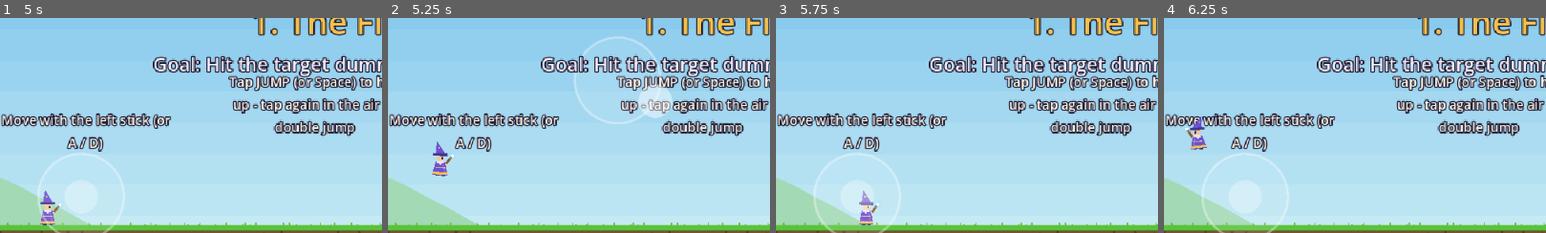
Above: before the commit, frames 1-4 (left to right).
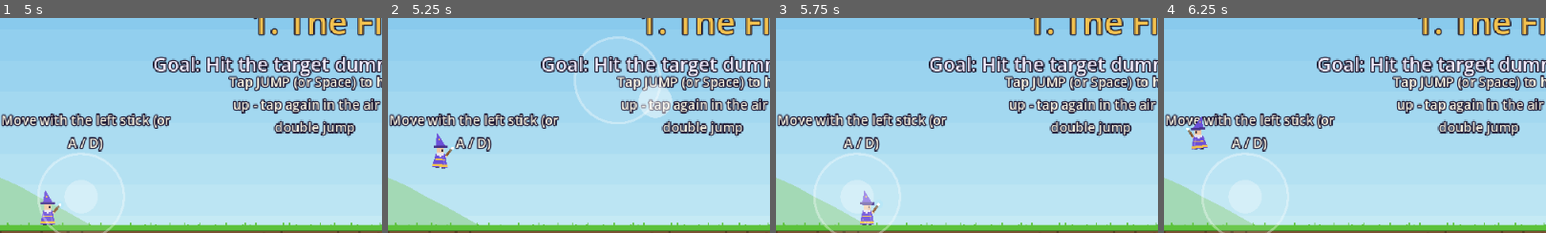
Above: after the commit, the same moments.

Repository: Lynnield/Arcane
Game: Godot game, scene res://scenes/ui/title.tscn
The game is run twice, just before and just after one commit, with the same random seed, the same clock (stepped at 60 frames per second) and the same inputs.
Inputs (mouse positions are % of the whole screen's width and height, from its top left):
- Up to frame 1 (5 s): tap Enter at 0.5 s; move the mouse to (72, 45) at 0.52 s; hold D (move_right) 0.53-1.25 s; hold Space (jump) 0.53-1.25 s; click (72, 45) at 0.67 s; click "Play Offline" at 1.25 s; click "Adventure (5 levels)" at 2 s; click "1. The First Spell Best --" at 2.75 s; click "II" at 3.5 s; click "Restart" at 4.25 s
- Up to frame 2 (5.25 s): tap Space (jump) at 5 s; drag from (30, 55) to (45, 70) at 5.02 s
- Up to frame 3 (5.75 s): no input
- Up to frame 4 (6.25 s): move the mouse to (60, 28) at 5.77 s; hold A (move_left) from 5.78 s (still down); hold Space (jump) from 5.78 s (still down)
The pictures show only the part of the screen within x 0-50%, y 41-91%; the shares and areas given below are measured in that part.

Frame 1 is identical in both runs. In frame 2, 0.6% of the frame differs, in the area x 11-18%, y 53-74%; in frame 3, 0.2%; in frame 4, 0.2%.

Commit message:
fix: quick jump taps give a full hop
Releasing jump only shortens it after 0.12 s, so a quick tap now reaches about 47 px (3 tiles) instead of 30 px, which could not clear small steps. Jump buffer is 0.15 s and coyote time 0.12 s for more forgiving timing. Held jumps are unchanged.

Diff:
--- a/scripts/player.gd
+++ b/scripts/player.gd
@@ -53,6 +53,7 @@
 
 var _coyote := 0.0
 var _air_jumps := 0
+var _jump_time := 0.0
 var _dash_time := 0.0
 var _dash_dir := 0.0
 var _jump_buffer := 0.0
@@ -124,6 +125,7 @@
 	velocity.y = minf(velocity.y + gravity * delta, Tuning.MAX_FALL_SPEED)
 	if _jump_buffer > 0.0 and _coyote > 0.0:
 		velocity.y = Tuning.JUMP_VELOCITY
+		_jump_time = 0.0
 		_jump_buffer = 0.0
 		_coyote = 0.0
 		Sfx.play("jump")
@@ -131,12 +133,14 @@
 	elif want_jump and _coyote <= 0.0 and _air_jumps > 0:
 		# A fresh press while airborne spends one air jump.
 		velocity.y = Tuning.DOUBLE_JUMP_VELOCITY
+		_jump_time = 0.0
 		_air_jumps -= 1
 		_jump_buffer = 0.0
 		Sfx.play("double_jump")
 		double_jumped.emit()
-	# Releasing jump early gives a shorter hop.
-	if velocity.y < 0.0 and not holding_jump:
+	# Releasing jump early gives a shorter hop, but never shorter than a tap.
+	_jump_time += delta
+	if velocity.y < 0.0 and not holding_jump and _jump_time > Tuning.MIN_JUMP_HOLD:
 		velocity.y += Tuning.PLAYER_GRAVITY * delta
 
 	var accel := Tuning.PLAYER_ACCEL
--- a/scripts/tuning.gd
+++ b/scripts/tuning.gd
@@ -19,11 +19,14 @@
 ## Extra jumps allowed in the air (pressing jump again while airborne).
 const AIR_JUMPS := 1
 const DOUBLE_JUMP_VELOCITY := -290.0
-const COYOTE_TIME := 0.1
+const COYOTE_TIME := 0.12
+## Releasing jump only shortens it after this long, so a quick tap still
+## gives a useful hop (about 3 tiles) instead of a tiny one.
+const MIN_JUMP_HOLD := 0.12
 ## A rising jump that clips a ceiling corner by up to this many pixels slides
 ## around it instead of stopping dead.
 const CORNER_CORRECTION := 6
-const JUMP_BUFFER := 0.12
+const JUMP_BUFFER := 0.15
 const PLAYER_MAX_HEALTH := 100
 
 # Pull-back aiming (viewport pixels)
